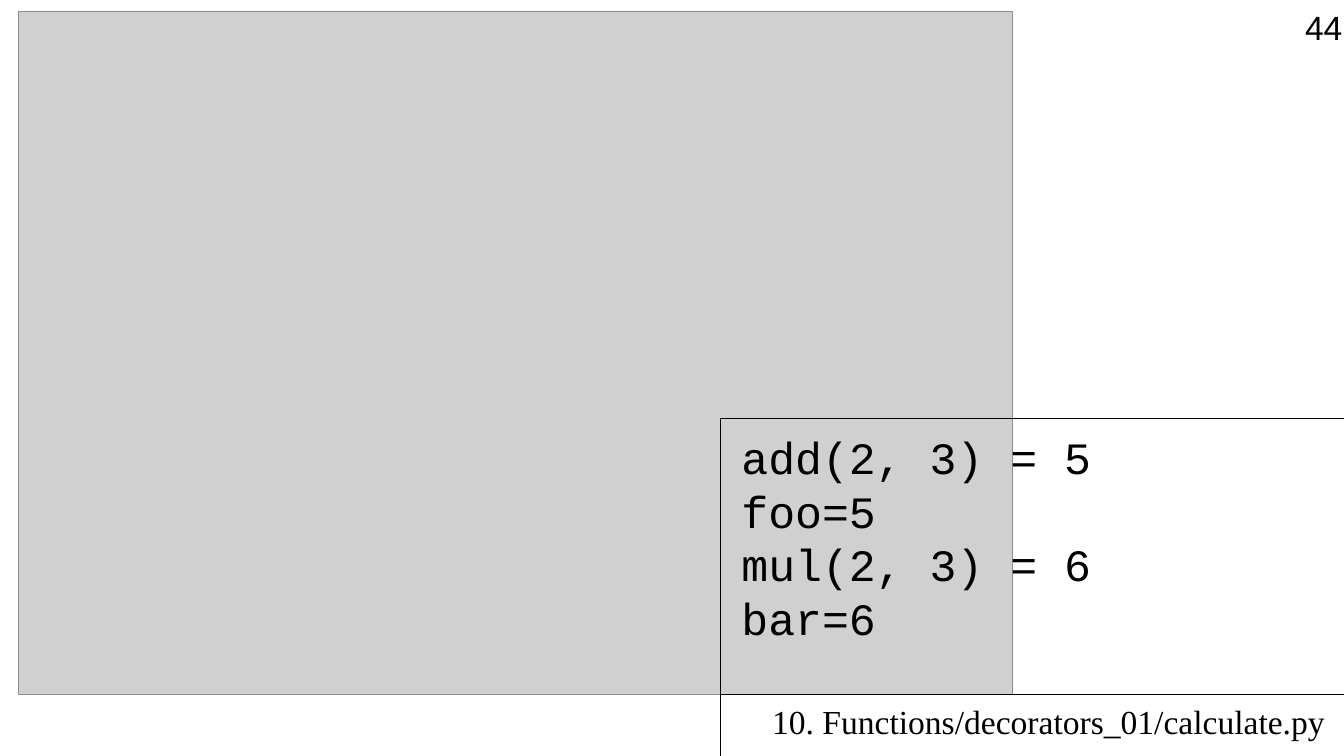
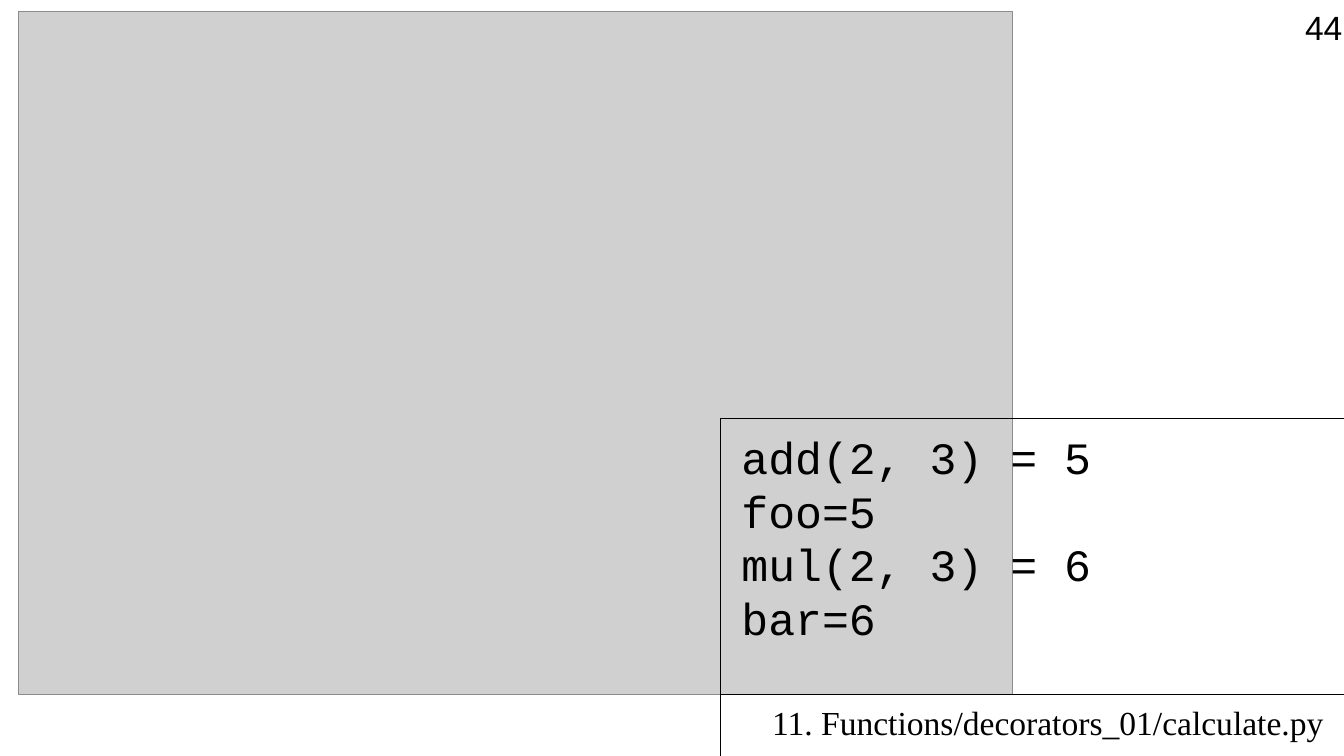
Before and after one commit to Jenyay/python-lectures, a slide deck: slide 44 of presentations/11. Functions.odp. Drawn at 1344x756 pixels with LibreOffice and Linux fonts; fonts in the diff are those of the drawing; grey boxes stand for pictures. Boxes give left, top, right and bottom in pixels: in the first picture for what was removed or moved away, otherwise in the second. Text is boxed around its words. In the diff, an @@ line names an element or a change of style, - is before the commit and + after.

```diff
--- a/presentations/11. Functions.odp
+++ b/presentations/11. Functions.odp
@@ text at (772,711,1323,741): text changed @@
-10. Functions/decorators_01/calculate.py
+11. Functions/decorators_01/calculate.py
```
Also in this commit, not shown: 9 other slides changed, 1 other file.
